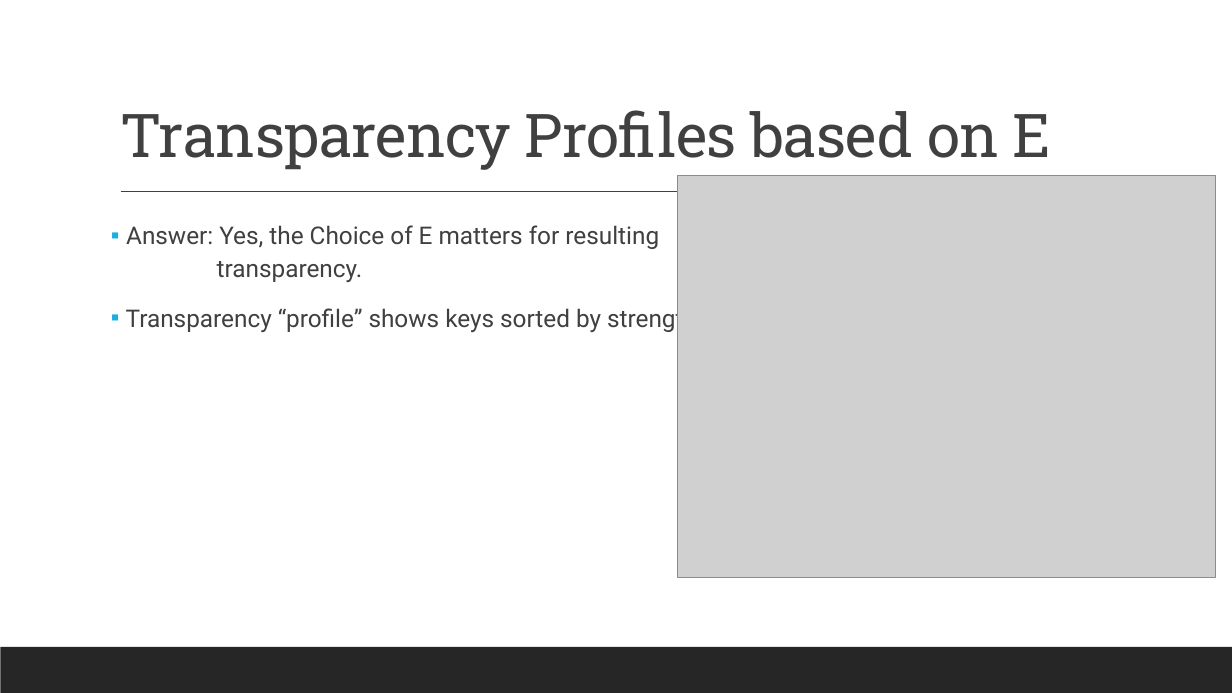
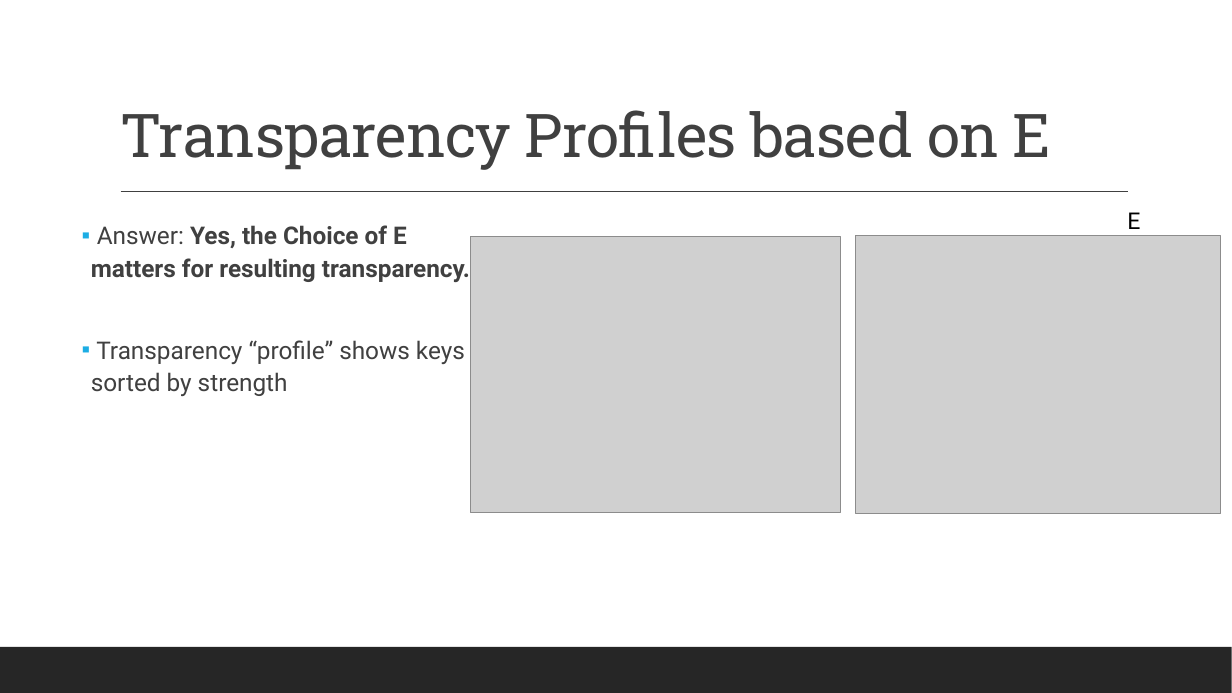
Before and after one commit to aronjschwartz/RSA_Encryption, a slide deck: slide 15 of RSA_Presentations/RSA_Research_Presentation_AronSchwartz.pptx. Drawn at 1232x693 pixels with LibreOffice and Linux fonts; fonts in the diff are those of the drawing; grey boxes stand for pictures. Boxes give left, top, right and bottom in pixels: in the first picture for what was removed or moved away, otherwise in the second. Text is boxed around its words. In the diff, an @@ line names an element or a change of style, - is before the commit and + after.

```diff
--- a/RSA_Presentations/RSA_Research_Presentation_AronSchwartz.pptx
+++ b/RSA_Presentations/RSA_Research_Presentation_AronSchwartz.pptx
@@ rectangle added at (0,0,1232,693), fill #FFFFFF @@
@@ line removed from (121, 192) to (1128, 192) @@
@@ line added from (121, 192) to (1128, 192), #404040 1 pt @@
@@ text "Answer: Yes, the Choice of ...": place and size @@
-text "Answer: Yes, the Choice of ..." at (126,225,697,333)
+text "Answer: Yes, the Choice of ..." at (91,225,470,396)
@@ text at (91,225,470,282): bold on in "Yes, the Choice of E matters for ..." @@
@@ picture: place and size @@
-picture at (677,176,1215,578)
+picture at (470,237,840,513)
@@ picture added at (856,236,1221,515) @@
@@ text added at (1127,212,1140,229), 18 pt, text #000000 @@
+E
@@ rectangle removed at (0,647,1232,693) @@
@@ rectangle added at (0,647,1232,693), fill #262626 @@
```
Also in this commit, not shown: 11 other slides changed, 1 slide removed.
